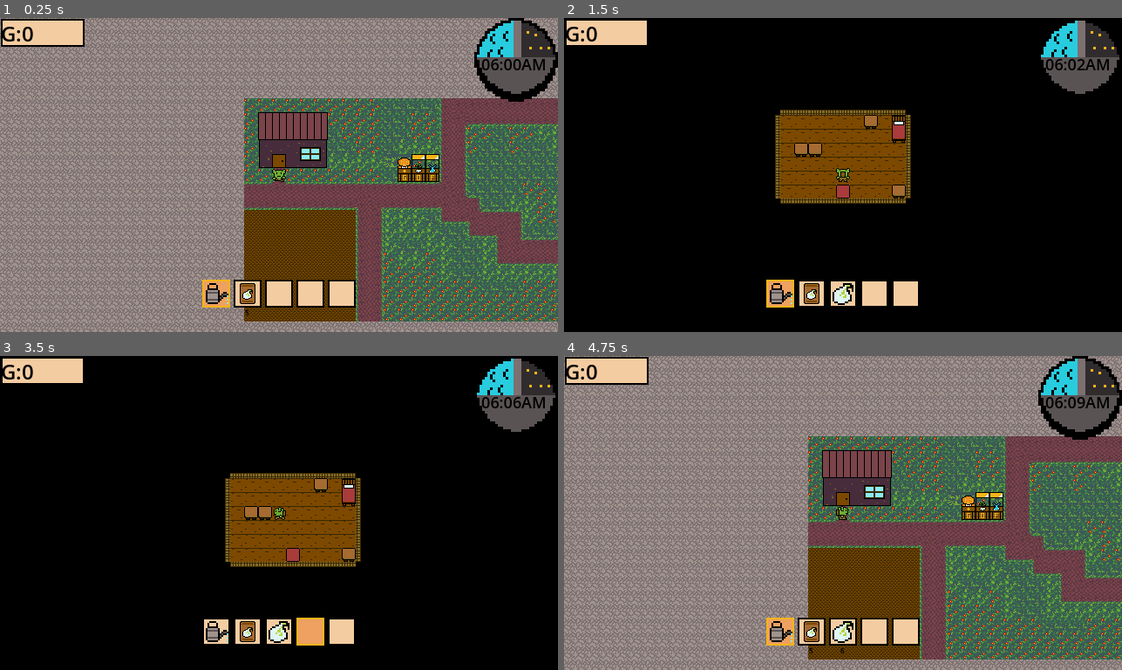
Above: before the commit, frames 1-4 (two rows, left to right).
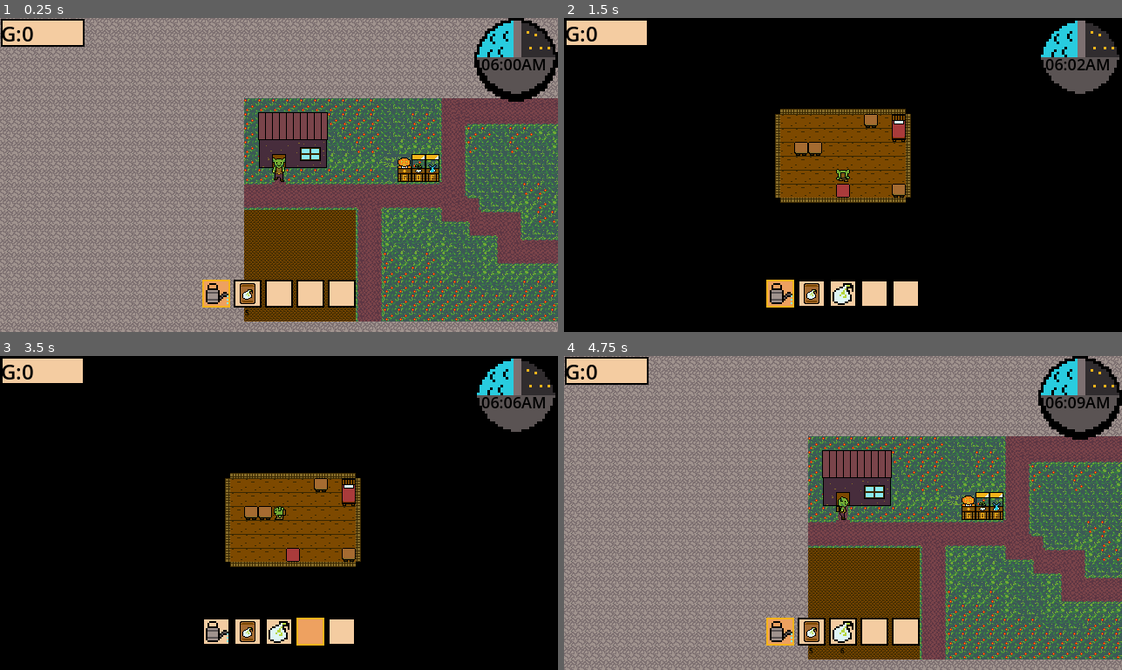
Above: after the commit, the same moments.

Repository: Seanmus/GoblinGrove
Game: Godot game, scene res://Worlds/test_world.tscn
Same seed, same stepped clock (60 frames per second), same inputs: the game is played once before the commit and once after it. This scene is started directly instead of the project's main scene.
Inputs (mouse positions are in pixels of both pictures, inside the frame that each line leads up to):
- Up to frame 1 (0.25 s): no input
- Up to frame 2 (1.5 s): tap Enter at 0.5 s; move the mouse to (815, 237) at 0.52 s; hold W (Up) from 0.53 s (still down); tap K (k) at 0.6 s; move the mouse to (1010, 222) at 1.27 s; click (1010, 222) at 1.35 s
- Up to frame 3 (3.5 s): tap K (k) at 1.55, 2.3, 3.05 s; move the mouse to (111, 465) at 2.02 s; release W (Up) at 2.03 s; hold A (Left) from 2.03 s (still down); tap 5 (five) at 2.1 s; move the mouse to (306, 513) at 2.77 s; tap 4 (four) at 2.85 s
- Up to frame 4 (4.75 s): tap I (start) at 3.5 s; move the mouse to (759, 434) at 3.52 s; release A (Left) at 3.53 s; hold S (Down) 3.53-4.28 s; tap K (k) at 3.6, 4.55 s; move the mouse to (965, 497) at 4.27 s; hold D (Right) from 4.28 s (still down); tap 1 (one) at 4.35 s

The runs differ from the first frame. In frame 1, 0.1% of the frame differs, in the area x 48-52%, y 44-52%; in frame 2, 1.9%, in the area x 37-63%, y 28-60%; in frame 3, less than 0.1%; in frame 4, 0.1%.

Commit message:
Added 32 pixel tall sprite sheet for goblin character, incomplete

Diff:
--- a/Player/goblin_farmer.tscn
+++ b/Player/goblin_farmer.tscn
@@ -1,7 +1,7 @@
 [gd_scene format=3 uid="uid://bcjuf1k0fk8yw"]
 
 [ext_resource type="Script" uid="uid://b15w321i0q1q5" path="res://Player/goblin_farmer.gd" id="1_lsnek"]
-[ext_resource type="Texture2D" uid="uid://4f4x2irl1gex" path="res://Sprites/GoblinBase-Sheet.png" id="1_wmk15"]
+[ext_resource type="Texture2D" uid="uid://cin6hpv8xdk5r" path="res://Sprites/GoblinSpriteSheet32Tall.png" id="2_2wul8"]
 [ext_resource type="Texture2D" uid="uid://dt4jv8rexkem1" path="res://Sprites/UI/UIPanelHighLight.png" id="3_8n7w7"]
 [ext_resource type="Texture2D" uid="uid://kankf1f4y8d3" path="res://Sprites/UI/UIPanel.png" id="3_cbpdx"]
 [ext_resource type="Script" uid="uid://dk6qkttod1a20" path="res://Player/ui.gd" id="3_xcj76"]
@@ -20,7 +20,7 @@
 [ext_resource type="Script" uid="uid://d1q3iy65fqllx" path="res://Player/sleepbackground.gd" id="18_2wul8"]
 
 [sub_resource type="RectangleShape2D" id="RectangleShape2D_lsnek"]
-size = Vector2(16, 16)
+size = Vector2(16, 14)
 
 [sub_resource type="Animation" id="Animation_rabws"]
 resource_name = "Down"
@@ -279,11 +279,13 @@
 ui = NodePath("UI")
 
 [node name="CollisionShape2D" type="CollisionShape2D" parent="." unique_id=38963677]
+position = Vector2(0, 1)
 shape = SubResource("RectangleShape2D_lsnek")
 
 [node name="Sprite2D" type="Sprite2D" parent="." unique_id=1096661634]
 texture_filter = 1
-texture = ExtResource("1_wmk15")
+position = Vector2(0, -8)
+texture = ExtResource("2_2wul8")
 hframes = 12
 
 [node name="Camera2D" type="Camera2D" parent="." unique_id=1801533089]
@@ -299,6 +301,7 @@
 parameters/4/blend_position = Vector2(0, 0)
 
 [node name="RayCast2D" type="RayCast2D" parent="." unique_id=78927974]
+position = Vector2(0, 1)
 
 [node name="Timer" type="Timer" parent="." unique_id=1468372942]
 
Binary file added: Sprites/GoblinSpriteSheet32Tall.png
Not shown, added: Sprites/GoblinSpriteSheet32Tall.png.import
